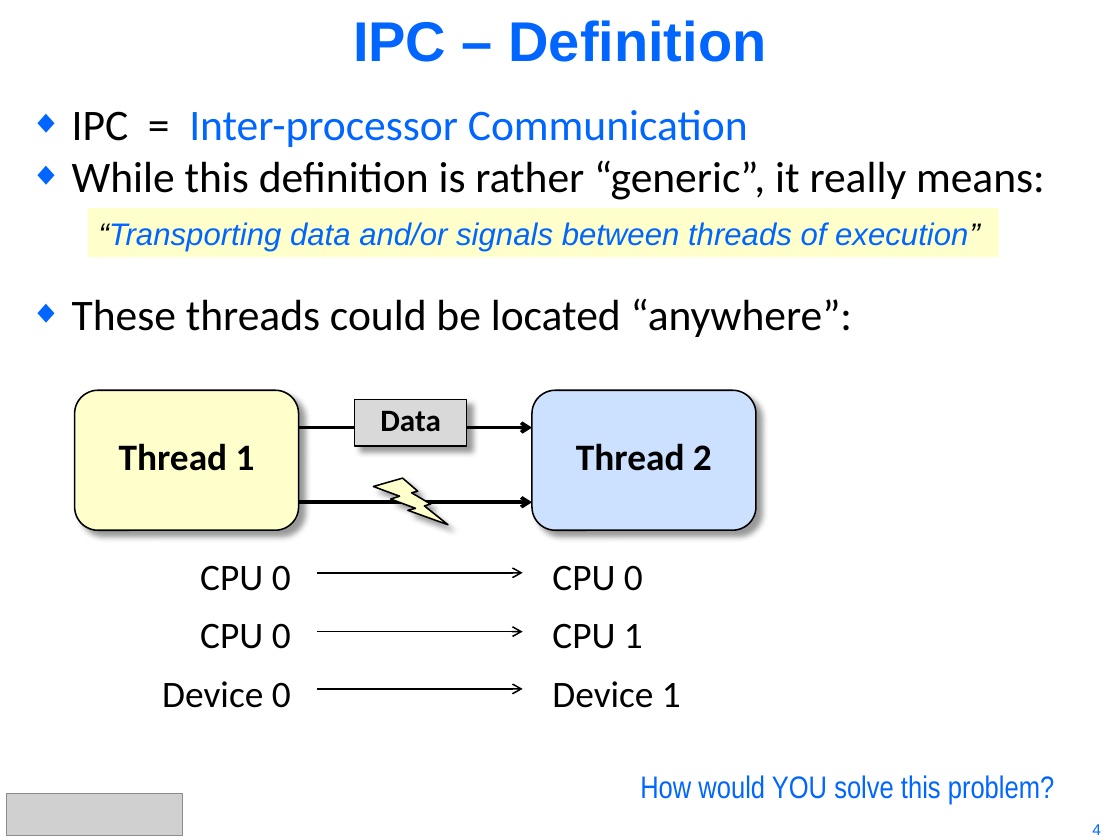
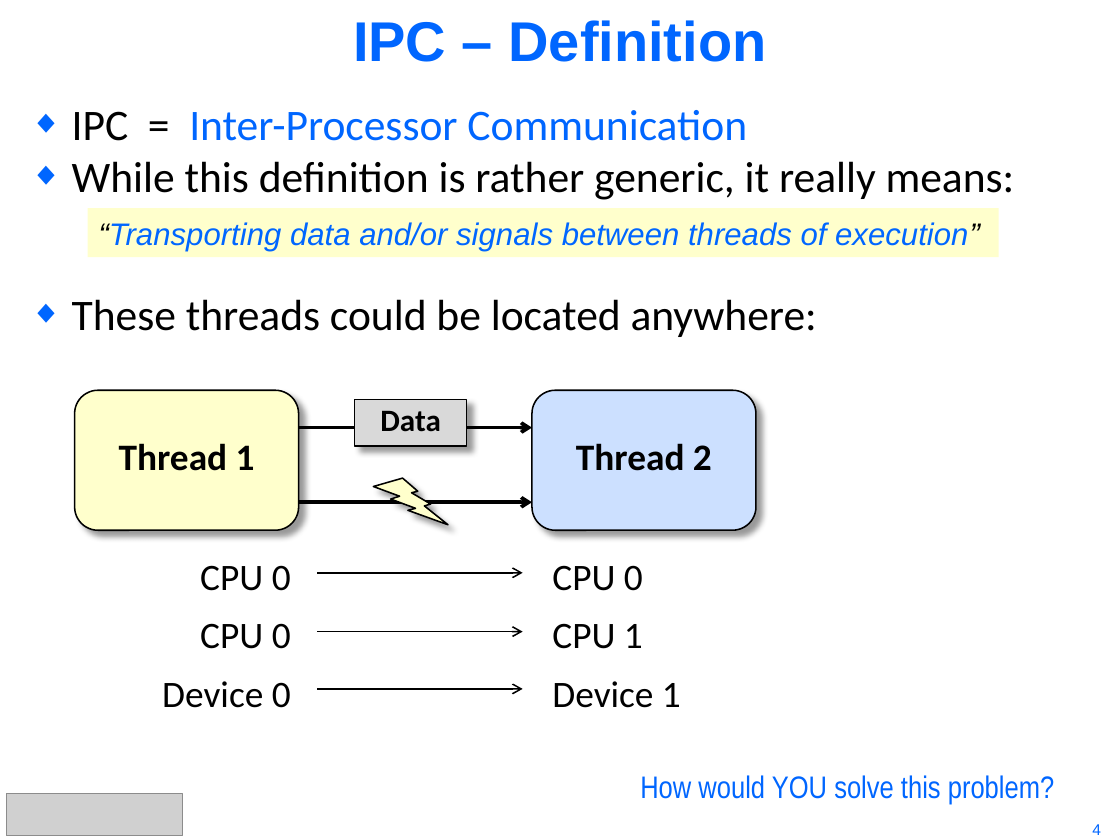
Before and after one commit to hari1989/keystone-workshop, a slide deck: slide 4 of preliminary/KeyStone Intro to IPC.pptx. Drawn at 1120x840 pixels with LibreOffice and Linux fonts; fonts in the diff are those of the drawing; grey boxes stand for pictures. Boxes give left, top, right and bottom in pixels: in the first picture for what was removed or moved away, otherwise in the second. Text is boxed around its words. In the diff, an @@ line names an element or a change of style, - is before the commit and + after.

```diff
--- a/preliminary/KeyStone Intro to IPC.pptx
+++ b/preliminary/KeyStone Intro to IPC.pptx
@@ text at (72,110,1015,200): text changed @@
-◆ IPC = Inter-processor Communication
-◆ While this definition is rather “generic”, it really means:
+◆ IPC = Inter-Processor Communication
+◆ While this definition is rather generic, it really means:
@@ text at (72,299,817,337): text changed @@
-◆ These threads could be located “anywhere”:
+◆ These threads could be located anywhere:
```
Also in this commit, not shown: 22 other slides changed.
